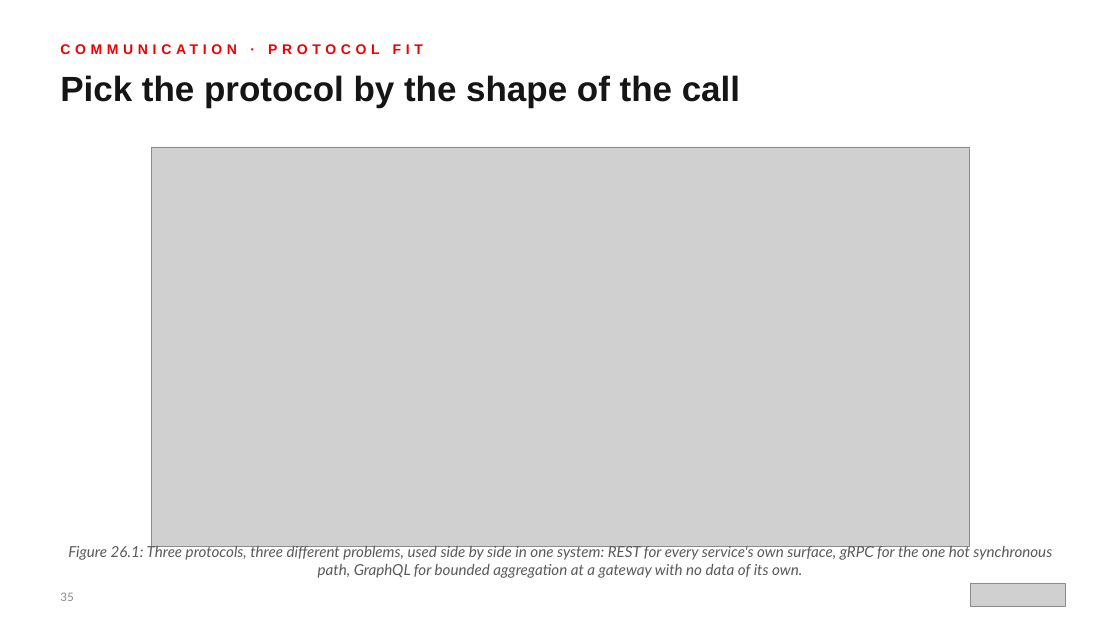
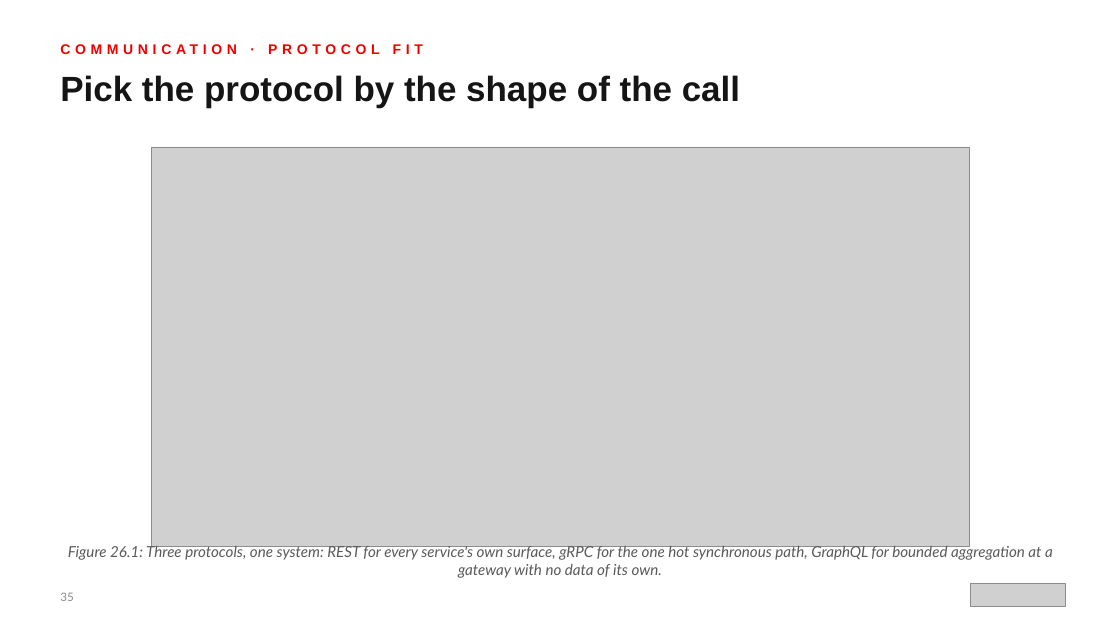
Before and after one commit to patterncatalyst/modernizing-enterprise-applications-python, a slide deck: slide 35 of presentation/lgtm-presentation/Modernizing-201.pptx. Drawn at 1120x630 pixels with LibreOffice and Linux fonts; fonts in the diff are those of the drawing; grey boxes stand for pictures. Boxes give left, top, right and bottom in pixels: in the first picture for what was removed or moved away, otherwise in the second. Text is boxed around its words. In the diff, an @@ line names an element or a change of style, - is before the commit and + after.

```diff
--- a/presentation/lgtm-presentation/Modernizing-201.pptx
+++ b/presentation/lgtm-presentation/Modernizing-201.pptx
@@ text at <box>68,543,1053,578</box>: text changed @@
-Figure 26.1: Three protocols, three different problems, used side by side in one system: REST for every service's own surface, gRPC for the one hot synchronous path, GraphQL for bounded aggregation at a gateway with no data of its own.
+Figure 26.1: Three protocols, one system: REST for every service's own surface, gRPC for the one hot synchronous path, GraphQL for bounded aggregation at a gateway with no data of its own.
```
Also in this commit, not shown: 9 other slides changed, 10 other files.
